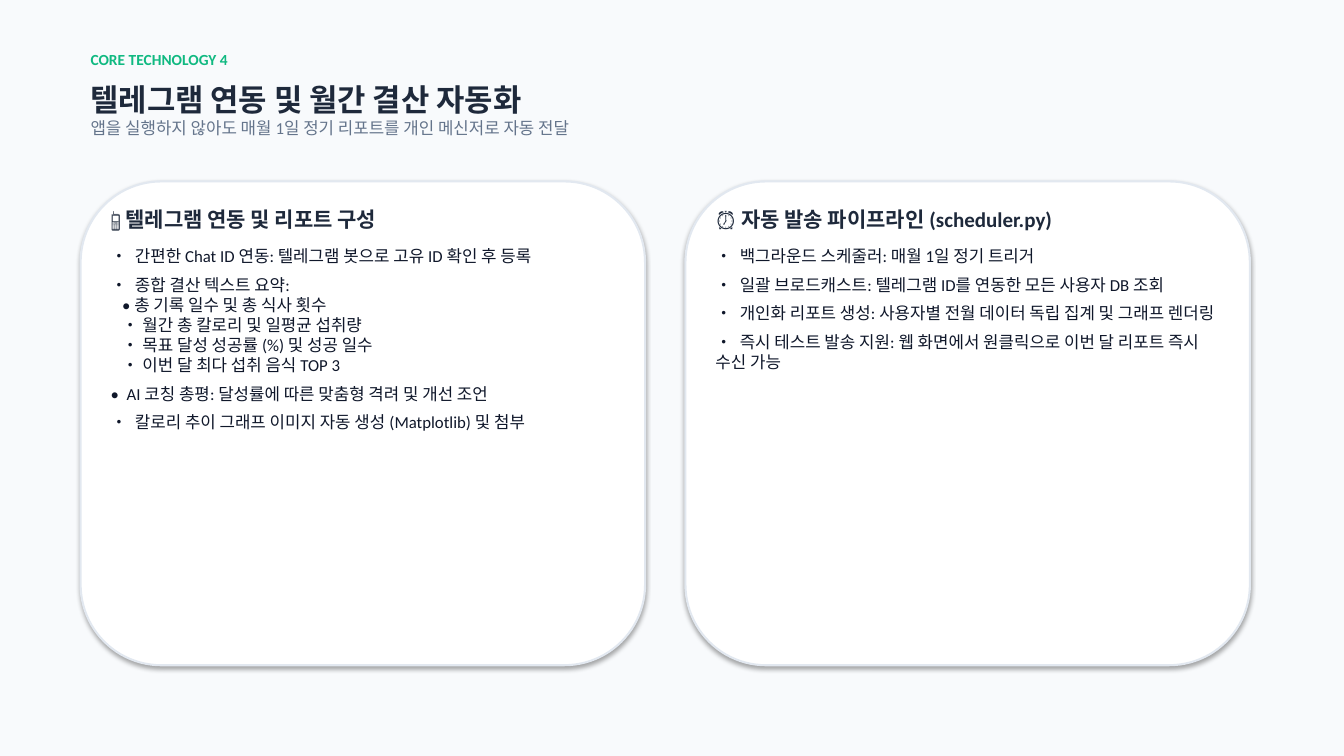
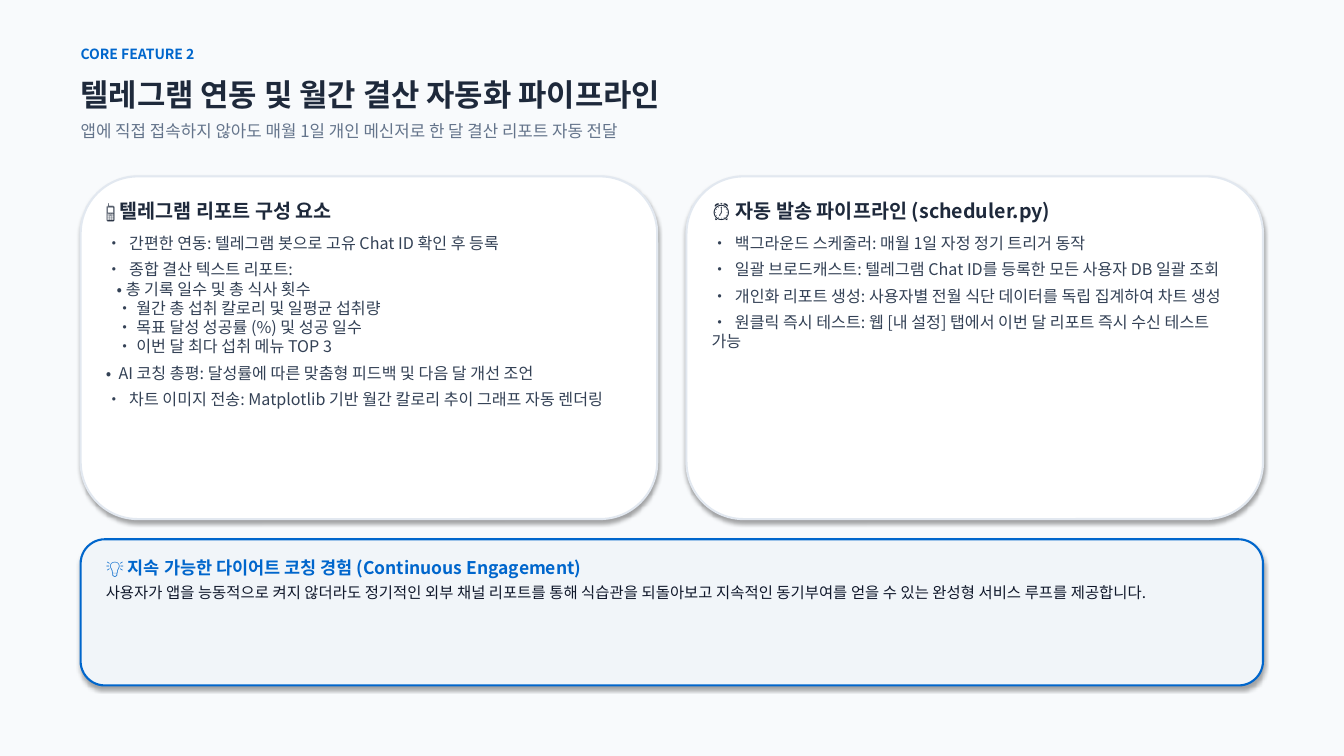
Before and after one commit to rye6837-web/impossible_to_get_lost_my_weight, a slide deck: slide 10 of AI_Diet_Coach_Presentation.pptx (slide 7 before the commit). Drawn at 1344x756 pixels with LibreOffice and Linux fonts; fonts in the diff are those of the drawing. Boxes give left, top, right and bottom in pixels: in the first picture for what was removed or moved away, otherwise in the second. Text is boxed around its words. In the diff, an @@ line names an element or a change of style, - is before the commit and + after.

Commit message:
docs: Update complete 12-slide presentation with Pretendard font, fixed header anchors, and bottom density layout

```diff
--- a/AI_Diet_Coach_Presentation.pptx
+++ b/AI_Diet_Coach_Presentation.pptx
@@ text at (x1=81, y1=48, x2=194, y2=59): text changed; size 11 to 10 pt; font Calibri to Noto Sans CJK KR; text colour #10B981 to #0066CC @@
-CORE TECHNOLOGY 4
+CORE FEATURE 2
@@ text at (x1=81, y1=80, x2=659, y2=109): text changed; size 12 to 22 pt; font Calibri to Noto Sans CJK KR; text colour #64748B to #1E293B; bold on @@
-텔레그램 연동 및 월간 결산 자동화
-앱을 실행하지 않아도 매월 1일 정기 리포트를 개인 메신저로 자동 전달
+텔레그램 연동 및 월간 결산 자동화 파이프라인
@@ text added at (x1=81, y1=123, x2=618, y2=139), 12 pt, text #64748B @@
+앱에 직접 접속하지 않아도 매월 1일 개인 메신저로 한 달 결산 리포트 자동 전달
@@ rounded rectangle resized from (x1=81, y1=181, x2=645, y2=665) to (x1=81, y1=176, x2=657, y2=519) @@
@@ rounded rectangle resized from (x1=686, y1=181, x2=1250, y2=665) to (x1=687, y1=176, x2=1263, y2=519) @@
@@ text at (x1=119, y1=201, x2=603, y2=409): text changed; size 12 to 11.5 pt; font Calibri to Noto Sans CJK KR; text colour #0F172A to #334155 @@
-📱 텔레그램 연동 및 리포트 구성
-• 간편한 Chat ID 연동: 텔레그램 봇으로 고유 ID 확인 후 등록
-• 종합 결산 텍스트 요약:
-• 총 기록 일수 및 총 식사 횟수
-• 월간 총 칼로리 및 일평균 섭취량
-• 목표 달성 성공률 (%) 및 성공 일수
-• 이번 달 최다 섭취 음식 TOP 3
-• AI 코칭 총평: 달성률에 따른 맞춤형 격려 및 개선 조언
-• 칼로리 추이 그래프 이미지 자동 생성 (Matplotlib) 및 첨부
+📱 텔레그램 리포트 구성 요소
+• 간편한 연동: 텔레그램 봇으로 고유 Chat ID 확인 후 등록
+• 종합 결산 텍스트 리포트:
+• 총 기록 일수 및 총 식사 횟수
+• 월간 총 섭취 칼로리 및 일평균 섭취량
+• 목표 달성 성공률 (%) 및 성공 일수
+• 이번 달 최다 섭취 메뉴 TOP 3
+• AI 코칭 총평: 달성률에 따른 맞춤형 피드백 및 다음 달 개선 조언
+• 차트 이미지 전송: Matplotlib 기반 월간 칼로리 추이 그래프 자동 렌더링
@@ text at (x1=736, y1=201, x2=1051, y2=223): size 15 to 14 pt, font Calibri to Noto Sans CJK KR in "⏰ 자동 발송 파이프라인 (scheduler.py)"; less space between paragraphs @@
@@ text at (x1=712, y1=235, x2=1221, y2=349): text changed; size 12 to 11.5 pt; font Calibri to Noto Sans CJK KR; text colour #0F172A to #334155 @@
-• 백그라운드 스케줄러: 매월 1일 정기 트리거
-• 일괄 브로드캐스트: 텔레그램 ID를 연동한 모든 사용자 DB 조회
-• 개인화 리포트 생성: 사용자별 전월 데이터 독립 집계 및 그래프 렌더링
-• 즉시 테스트 발송 지원: 웹 화면에서 원클릭으로 이번 달 리포트 즉시 수신 가능
+• 백그라운드 스케줄러: 매월 1일 자정 정기 트리거 동작
+• 일괄 브로드캐스트: 텔레그램 Chat ID를 등록한 모든 사용자 DB 일괄 조회
+• 개인화 리포트 생성: 사용자별 전월 식단 데이터를 독립 집계하여 차트 생성
+• 원클릭 즉시 테스트: 웹 [내 설정] 탭에서 이번 달 리포트 즉시 수신 테스트 가능
@@ rounded rectangle added at (x1=81, y1=539, x2=1263, y2=686), fill #F1F5F9, outline #0066CC 1.5 pt @@
@@ text added at (x1=106, y1=559, x2=1146, y2=600), 11 pt, text #0F172A @@
+💡 지속 가능한 다이어트 코칭 경험 (Continuous Engagement)
+사용자가 앱을 능동적으로 켜지 않더라도 정기적인 외부 채널 리포트를 통해 식습관을 되돌아보고 지속적인 동기부여를 얻을 수 있는 완성형 서비스 루프를 제공합니다.
```
Also in this commit, not shown: 7 other slides changed, 4 slides added, 1 slide removed, 1 other file.
